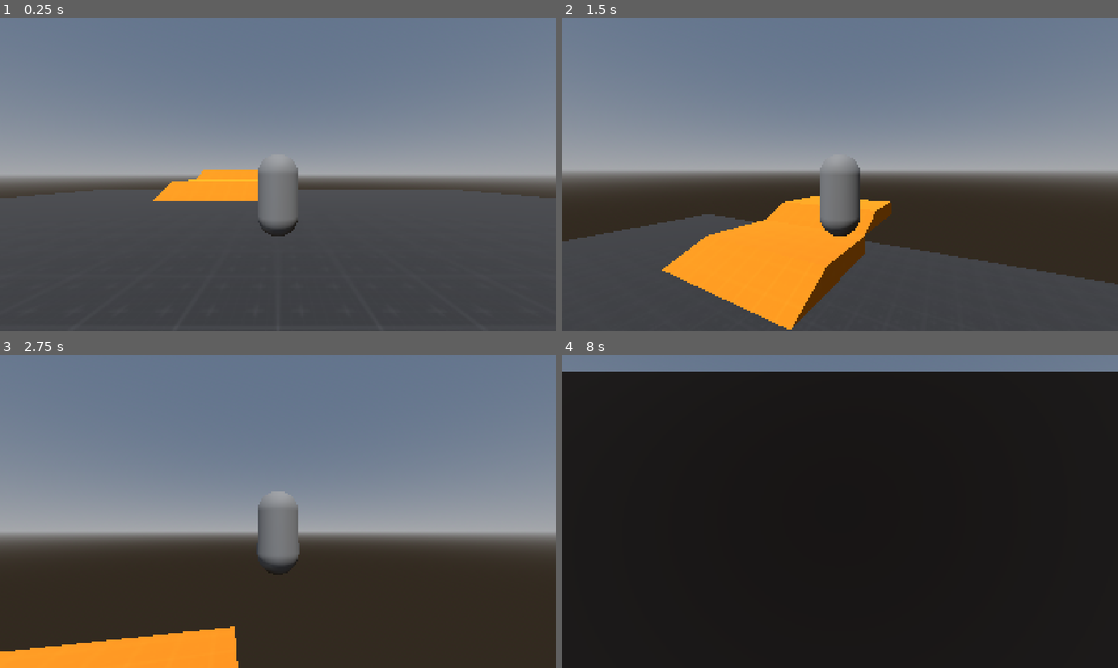
Above: before the commit, frames 1-4 (two rows, left to right).
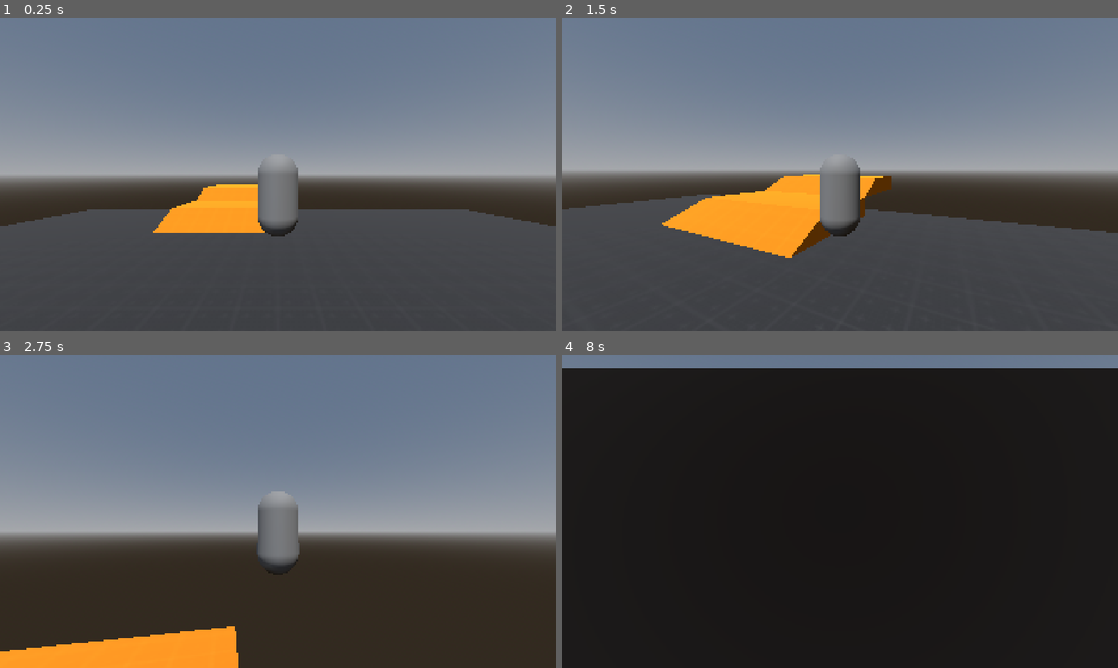
Above: after the commit, the same moments.

Repository: livemehere/3d-prototype
Game: Godot game, scene res://scenes/Main.tscn
Two runs of this game, one before a commit and one after it. Both use one fixed random seed, a clock stepped at 60 frames per second and the inputs below.
Inputs (mouse positions are in pixels of both pictures, inside the frame that each line leads up to):
- Up to frame 1 (0.25 s): no input
- Up to frame 2 (1.5 s): move the mouse to (867, 174) at 0.52 s; hold Space (jump) 0.53-1.28 s; hold W (move_forward) from 0.53 s (still down); move the mouse to (812, 174) at 1.27 s; tap Space (jump) at 1.35 s
- Up to frame 3 (2.75 s): keep holding W (move_forward); tap Space (jump) at 1.52, 1.82 s; move the mouse to (289, 505) at 2.02 s; hold Space (jump) from 2.03 s (still down)
- Up to frame 4 (8 s): move the mouse to (834, 517) at 2.77 s; release Space (jump) at 2.78 s; tap Space (jump) at 2.85, 3.02, 3.32, 4.35, 4.52, 4.82, 5, 5.85, 6.02, 6.32, 6.5, 7.35, 7.52, 7.82 s; move the mouse to (878, 514) at 3.52 s; hold Space (jump) 3.53-4.28 s; tap Enter at 4.25, 5.75, 7.25 s; move the mouse to (795, 508) at 4.27 s; move the mouse to (845, 511) at 5.02 s; hold Space (jump) 5.03-5.78 s; move the mouse to (817, 505) at 5.77 s; release W (move_forward) at 5.78 s; hold D (move_right) 5.78-6.53 s; move the mouse to (867, 511) at 6.52 s; hold Space (jump) 6.53-7.28 s; hold W (move_forward) from 6.53 s (still down); move the mouse to (812, 511) at 7.27 s

The runs differ from the first frame. In frame 1, 7.9% of the frame differs, in the area x 0-100%, y 48-69%; in frame 2, 17%, in the area x 0-100%, y 50-100%; in frame 3, less than 0.1%; in frame 4, 1.1%.

Commit message:
jump timers

Diff:
--- a/entities/player/player.gd
+++ b/entities/player/player.gd
@@ -12,8 +12,12 @@
 @export var fall_gravity_multiplier := 1.8
 @export var low_jump_multiplier := 2.5 # for short jump
 @export var air_friction := 1.0
-@export var coyote_time := 0.5
+
+# jump timers
+@export var coyote_time := 0.1
 var coyote_timer := coyote_time
+@export var jump_buffer_time := 0.1
+var jump_buffer_timer := jump_buffer_time
 
 @onready var model: MeshInstance3D = $Model
 @onready var third_person_camera: Camera3D = $SpringArm3D/Camera3D
@@ -29,19 +33,25 @@
 	elif velocity.y > 0 and not Input.is_action_pressed("jump"):
 		gravity_mutilplier = low_jump_multiplier
 
-	# in the air
-	if not is_on_floor():
+	# timer check for jump
+	if is_on_floor():
+		coyote_timer = coyote_time
+	else:
 		velocity.y -= gravity * gravity_mutilplier * delta
 		velocity.x *= air_friction
 		velocity.z *= air_friction
+		coyote_timer = max(coyote_timer - delta, 0.0)
 
-		coyote_timer -= delta
+	if Input.is_action_just_pressed("jump"):
+		jump_buffer_timer = jump_buffer_time
 	else:
-		coyote_timer = coyote_time
+		jump_buffer_timer -= delta
 
-	# jump
-	if coyote_timer > 0.0 and Input.is_action_just_pressed("jump"):
+	# jump trigger
+	if jump_buffer_timer > 0.0 and coyote_timer > 0.0:
 		velocity.y = jump_force
+		coyote_timer = 0.0
+		jump_buffer_timer = 0.0
 
 	# camera direction
 	var cam_forward := -third_person_camera.global_transform.basis.z
